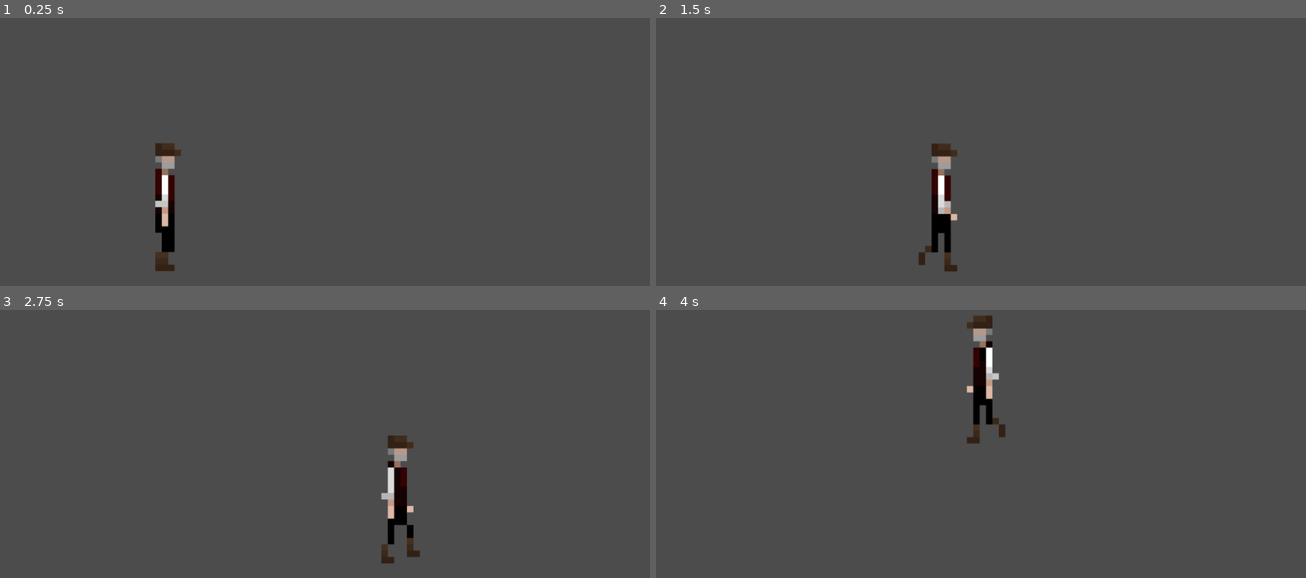
Above: before the commit, frames 1-4 (two rows, left to right).
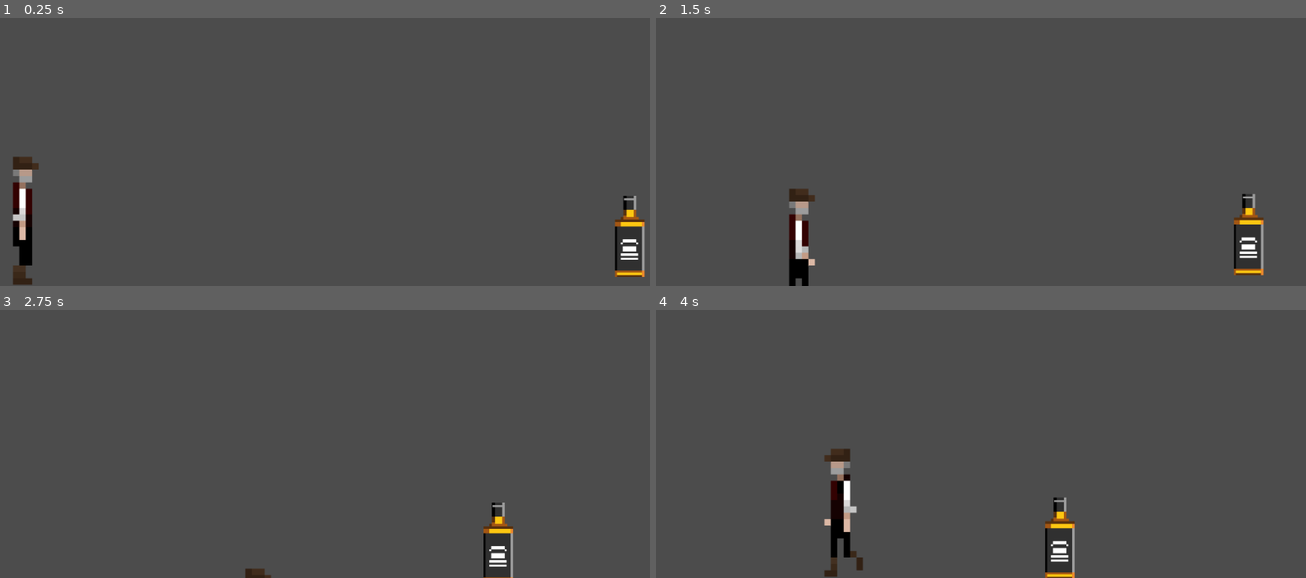
Above: after the commit, the same moments.

Repository: erickpea29/FinalDV
Game: Godot game, scene res://Pruebas.tscn
Same seed, same stepped clock (60 frames per second), same inputs: the game is played once before the commit and once after it. The project has no main scene, so this scene is started directly.
Inputs:
- Up to frame 1 (0.25 s): no input
- Up to frame 2 (1.5 s): tap Enter at 0.5 s; hold Right (ui_right) 0.53-1.28 s; hold Down (ui_down) from 1.28 s (still down)
- Up to frame 3 (2.75 s): release Down (ui_down) at 2.03 s; hold Right (ui_right) from 2.03 s (still down)
- Up to frame 4 (4 s): release Right (ui_right) at 2.78 s; hold Up (ui_up) 2.78-3.53 s; hold Left (ui_left) from 3.53 s (still down)

The runs differ from the first frame. In frame 1, 3.7% of the frame differs, in the area x 1-100%, y 46-100%; in frame 2, 3.5%; in frame 3, 2.5%; in frame 4, 3.8%, in the area x 25-65%, y 2-100%.

Commit message:
Agregando enemigo

Diff:
--- /dev/null
+++ b/Assets/enemy/Enemy.gd
@@ -0,0 +1,24 @@
+extends KinematicBody2D
+
+var Main_Character_Animation = null
+var move = Vector2.ZERO
+
+
+func _physics_process(delta):
+	move = Vector2.ZERO
+
+	if Main_Character_Animation != null:
+		move = position.direction_to(Main_Character_Animation.position)
+	else:
+		move = Vector2.ZERO
+
+	move = move.normalized() * 2
+	move = move_and_collide(move)
+
+func _on_Area2D_body_entered(body):
+	if body != self:
+		Main_Character_Animation = body
+
+
+func _on_Area2D_body_exited(body):
+	Main_Character_Animation = null
--- /dev/null
+++ b/Assets/enemy/Enemy.tscn
@@ -0,0 +1,29 @@
+[gd_scene load_steps=5 format=2]
+
+[ext_resource path="res://Assets/enemy/botella.png" type="Texture" id=1]
+[ext_resource path="res://Assets/enemy/Enemy.gd" type="Script" id=2]
+
+[sub_resource type="RectangleShape2D" id=1]
+extents = Vector2( 25.4881, 63.6596 )
+
+[sub_resource type="CircleShape2D" id=2]
+radius = 821.986
+
+[node name="Enemy" type="KinematicBody2D"]
+script = ExtResource( 2 )
+
+[node name="Sprite" type="Sprite" parent="."]
+texture = ExtResource( 1 )
+
+[node name="CollisionShape2D" type="CollisionShape2D" parent="."]
+position = Vector2( -5.0397, -1.25992 )
+shape = SubResource( 1 )
+
+[node name="Area2D" type="Area2D" parent="."]
+position = Vector2( -5.0397, -1.25992 )
+
+[node name="CollisionShape2D" type="CollisionShape2D" parent="Area2D"]
+shape = SubResource( 2 )
+
+[connection signal="body_entered" from="Area2D" to="." method="_on_Area2D_body_entered"]
+[connection signal="body_exited" from="Area2D" to="." method="_on_Area2D_body_exited"]
--- a/Pruebas.tscn
+++ b/Pruebas.tscn
@@ -1,17 +1,12 @@
 [gd_scene load_steps=3 format=2]
 
 [ext_resource path="res://Scenes/Characters/Main_Character_Animation.tscn" type="PackedScene" id=1]
-
-[sub_resource type="RectangleShape2D" id=1]
-extents = Vector2( 511.538, 10 )
+[ext_resource path="res://Assets/enemy/Enemy.tscn" type="PackedScene" id=2]
 
 [node name="Pruebas" type="Node2D"]
 
-[node name="StaticBody2D" type="StaticBody2D" parent="."]
+[node name="Enemy" parent="." instance=ExtResource( 2 )]
+position = Vector2( 987.292, 522.906 )
 
-[node name="CollisionShape2D" type="CollisionShape2D" parent="StaticBody2D"]
-position = Vector2( 511.265, 591.991 )
-shape = SubResource( 1 )
-
-[node name="Main_Character_Animation" parent="StaticBody2D/CollisionShape2D" instance=ExtResource( 1 )]
-position = Vector2( -258.996, -141.271 )
+[node name="Main_Character_Animation" parent="." instance=ExtResource( 1 )]
+position = Vector2( 30.204, 471.937 )
Binary file added: Assets/enemy/MH1qd5oa.gif
Binary file added: Assets/enemy/botella.png
Not shown, added: Assets/enemy/botella.png.import
